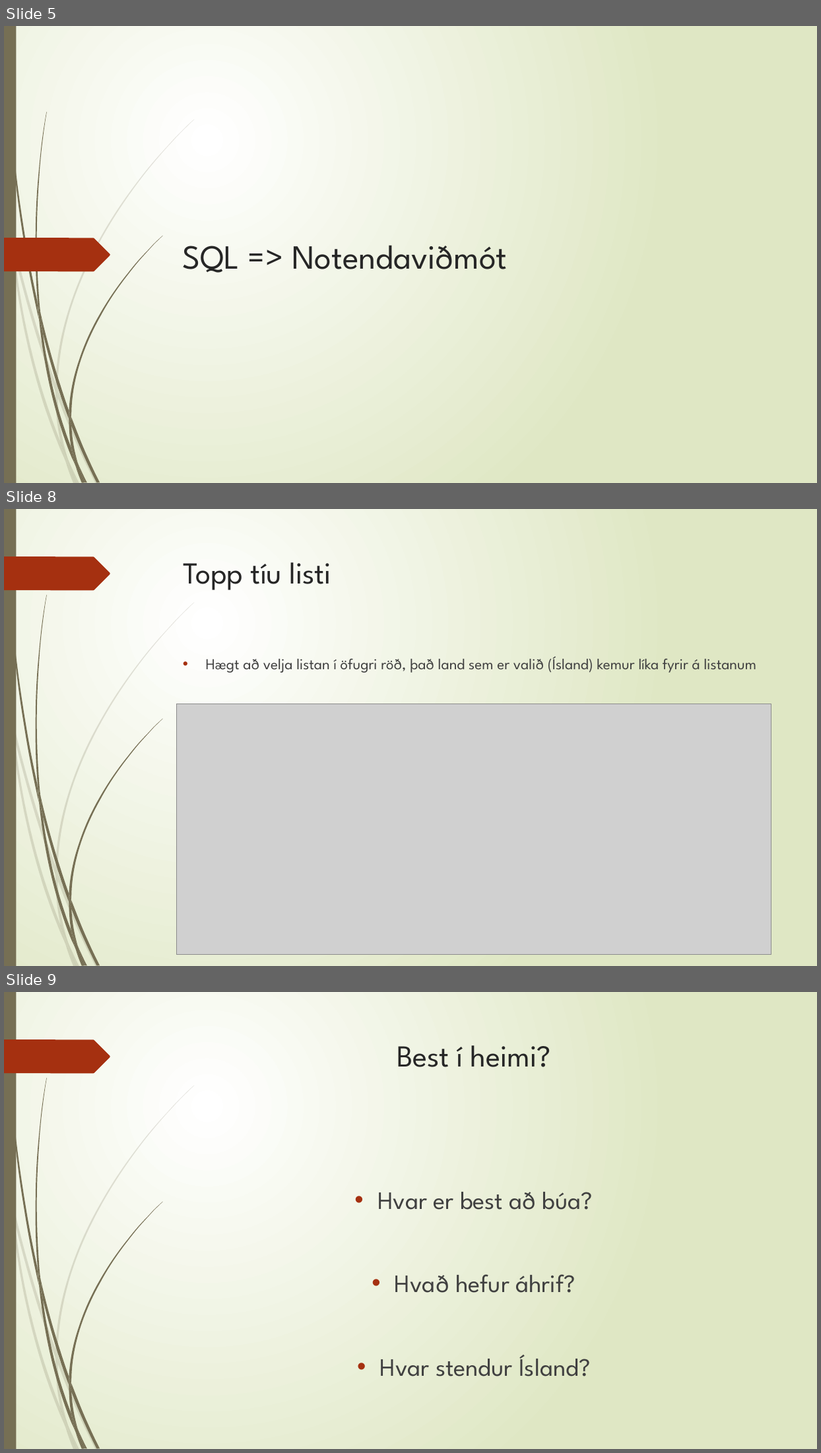
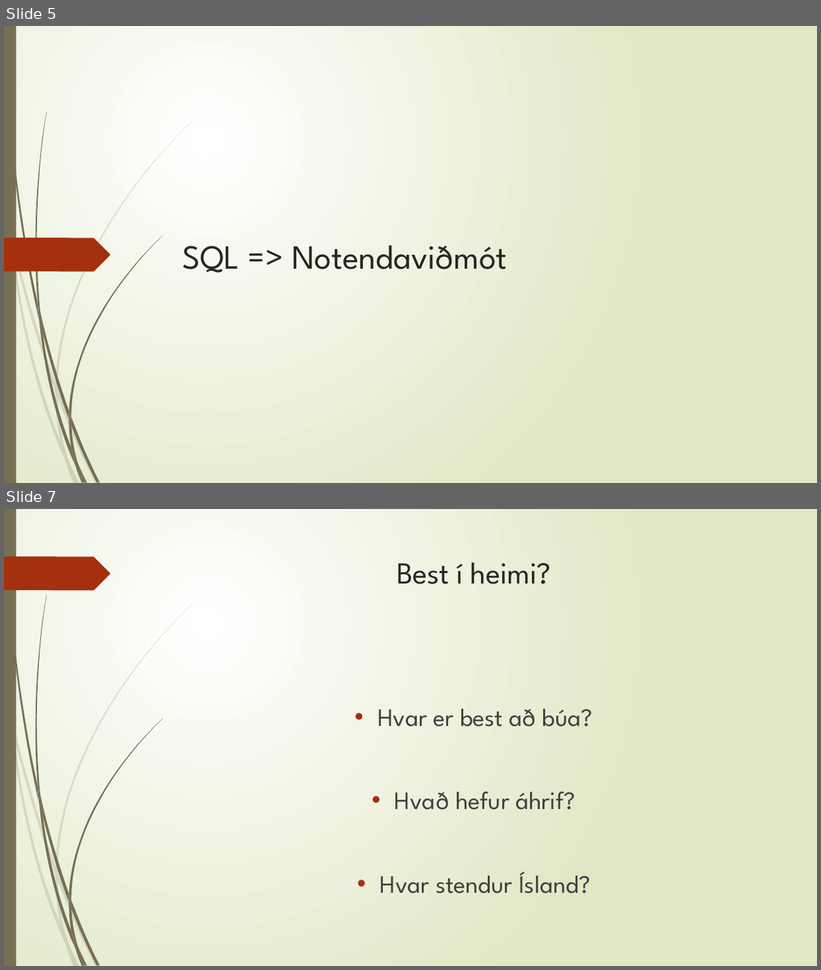
Before and after one commit to thortom/T-316-GAVI, a slide deck: Verkefni3/kynning/Kynning.pptx. Shown one above the other, each under a label of ours: slides 5, 8 and 9 before the commit, slides 5 and 7 after it; the slides between them are not shown. The pictures are 821x1453 and 821x970 pixels, drawn with LibreOffice and Linux fonts; fonts in the diff are those of the drawing; grey boxes stand for pictures. Boxes give left, top, right and bottom in pixels: in the first picture for what was removed or moved away, otherwise in the second. Text is boxed around its words. In the diff, an @@ line names an element or a change of style, - is before the commit and + after.

```diff
--- a/Verkefni3/kynning/Kynning.pptx
+++ b/Verkefni3/kynning/Kynning.pptx
@@ slide 8 removed at (4, 509, 817, 966), background gradient #FFFFFF to #DFE8C4; not listed: 24 template elements that a slide beside it also shows @@
@@ title removed at (183, 562, 332, 590) @@
-Topp tíu listi
@@ text removed at (206, 657, 757, 673) @@
-• Hægt að velja listan í öfugri röð, það land sem er valið (Ísland) kemur líka fyrir á listanum
@@ picture removed at (177, 704, 772, 955) @@
@@ what was slide 9 is now slide 7 @@
```
Also in this commit, not shown: 1 slide changed, 1 other slide removed.
